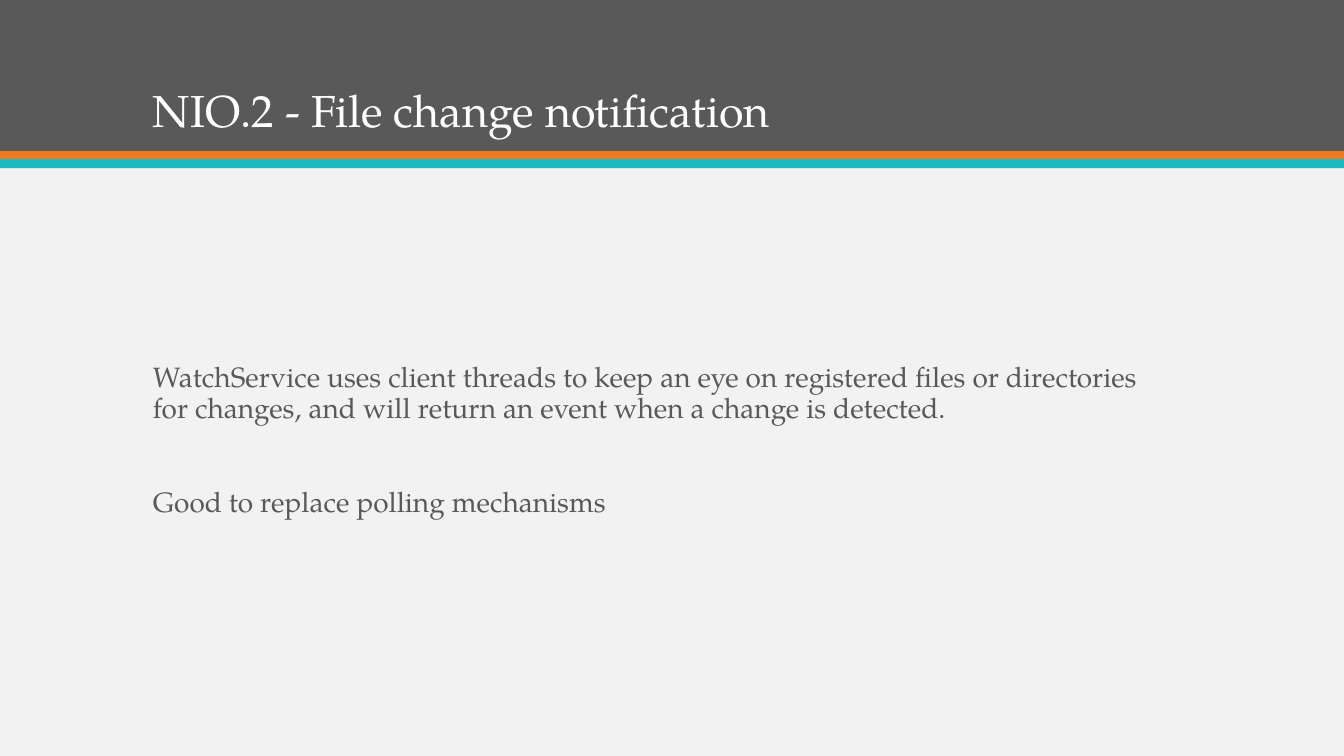
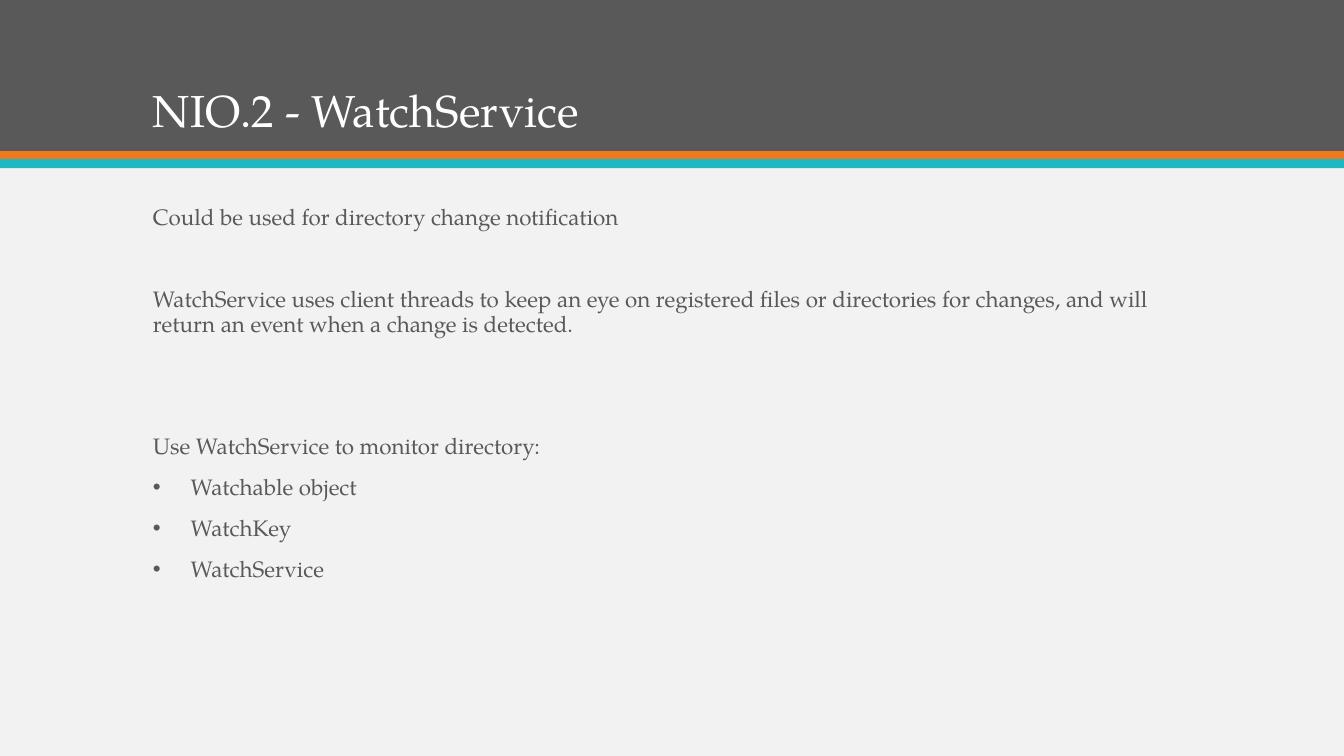
Before and after one commit to KKAries/my-repository, a slide deck: slide 25 of Brief Introduction of Java 7.pptx (slide 27 before the commit). Drawn at 1344x756 pixels with LibreOffice and Linux fonts; fonts in the diff are those of the drawing. Boxes give left, top, right and bottom in pixels: in the first picture for what was removed or moved away, otherwise in the second. Text is boxed around its words. In the diff, an @@ line names an element or a change of style, - is before the commit and + after.

```diff
--- a/Brief Introduction of Java 7.pptx
+++ b/Brief Introduction of Java 7.pptx
@@ title at (153,94,579,128): text changed @@
-NIO.2 - File change notification
+NIO.2 - WatchService
@@ text "Could be used for directory ..." at (153,208,1147,578): vertical alignment middle to top @@
@@ text at (153,208,618,232): paragraph added @@
+Could be used for directory change notification
@@ text at (153,290,1147,339): size 20 to 16 pt in "WatchService uses client threads to keep an ..." @@
@@ text at (153,438,541,578): text changed; size 20 to 16 pt @@
-Good to replace polling mechanisms
+Use WatchService to monitor directory:
+• Watchable object
+• WatchKey
+• WatchService
```
Also in this commit, not shown: 9 other slides changed, 2 slides removed, 2 other files.
